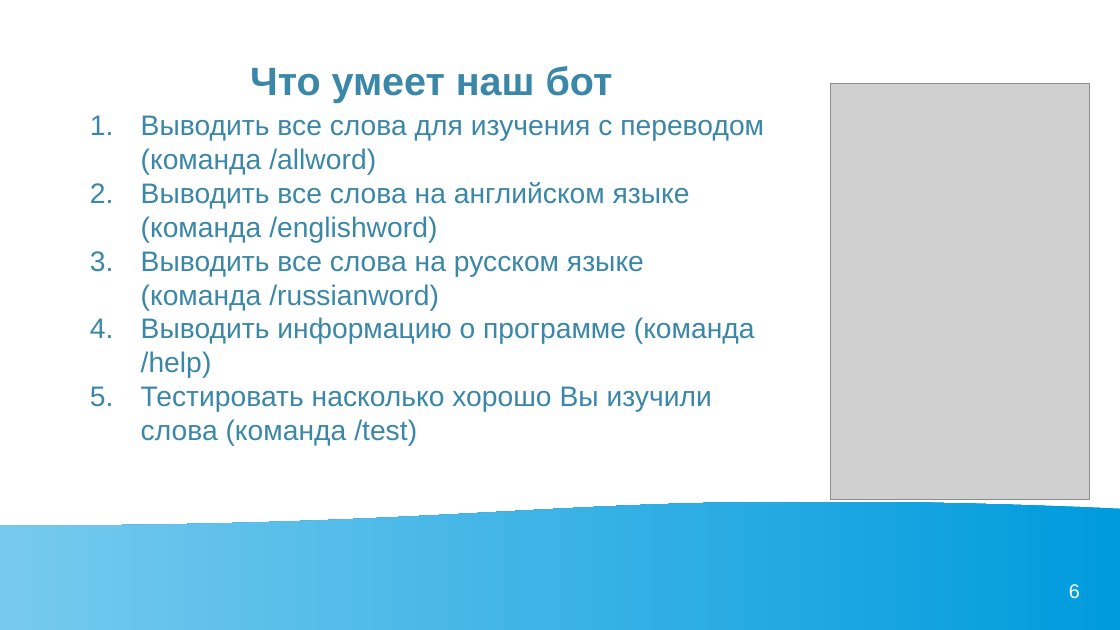
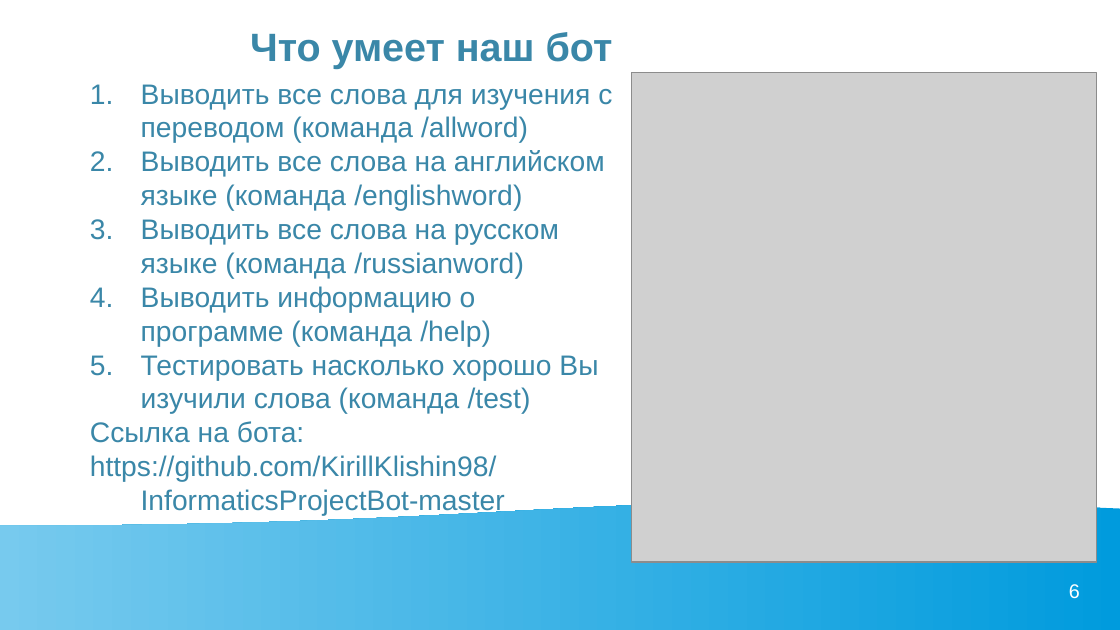
Before and after one commit to diklish/InformaticsProjectBot-master, a slide deck: slide 6 of информатика.ppt. Drawn at 1120x630 pixels with LibreOffice and Linux fonts; fonts in the diff are those of the drawing; grey boxes stand for pictures. Boxes give left, top, right and bottom in pixels: in the first picture for what was removed or moved away, otherwise in the second. Text is boxed around its words. In the diff, an @@ line names an element or a change of style, - is before the commit and + after.

Commit message:
Добавил.

```diff
--- a/информатика.ppt
+++ b/информатика.ppt
@@ text "Что умеет наш бот": place and size @@
-text "Что умеет наш бот" at [250, 66, 613, 103]
+text "Что умеет наш бот" at [250, 32, 613, 69]
@@ text "Выводить все слова для изучения ...": place and size @@
-text "Выводить все слова для изучения ..." at [141, 115, 764, 446]
+text "Выводить все слова для изучения ..." at [90, 84, 612, 516]
@@ picture: place and size @@
-picture at [831, 83, 1090, 500]
+picture at [632, 72, 1097, 562]
@@ text at [90, 421, 505, 516]: paragraphs added @@
+Ссылка на бота:
+https://github.com/KirillKlishin98/InformaticsProjectBot-master
```
